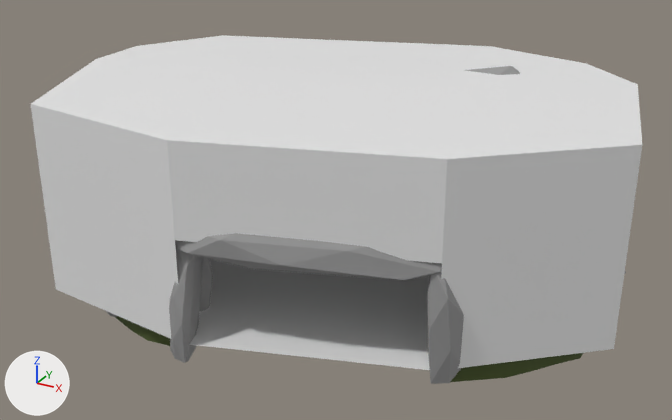
An edit to the glTF model models/Dolmen2.gltf, drawn before and after from the same camera.
One viewpoint serves both versions: a camera (50 mm lens) standing at (-20.87, -34.14, 11.32) and looking at (-31.34, -15.1, 1.8). The axes (+X, +Y, +Z) are drawn at lower left. The lights are the same throughout. Where no turn or scale is listed for an object, it has been applied to the vertices.

Names of what the first picture shows: 'Box.002', 'Dolm plane ', 'dolm2'.
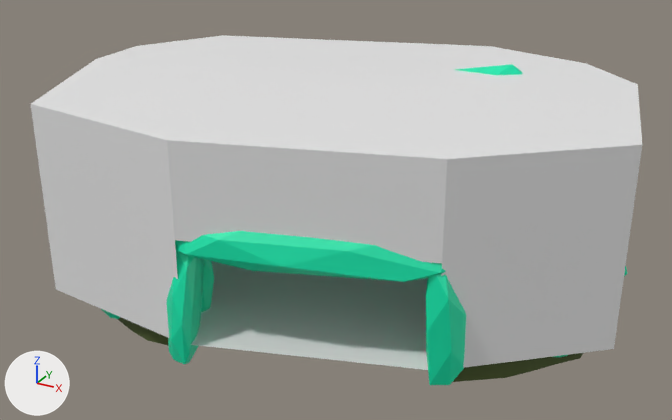
Pixel boxes (x1, y1, x2, y2) of what changed, in the pictures (672 x 420 px):
'Outline.003', added (green): after (101, 64, 627, 385)
'dolm2', unchanged, covered by the edit: before (106, 66, 626, 384)

What changed in the scene script:
```text
Add mat_aaa:
    mat_aaa = principled_material('Aaa')
    mat_aaa.base_color = (0.0, 0.8, 0.42)  # green #00e7ad
Add me_cylinder_107:
    me_cylinder_107.from_pydata(...)  # 2484 vertices, 4760 faces; spans x -7.0..6.22, y -3.67..6.58, z -0.85..5.05
    me_cylinder_107.materials.append(mat_aaa)  # green #00e7ad
Add ob_outline_003:
    ob_outline_003 = bpy.data.objects.new('Outline.003', me_cylinder_107)
    ob_outline_003.location = (-30.66, -16.55, 0.2)
```
